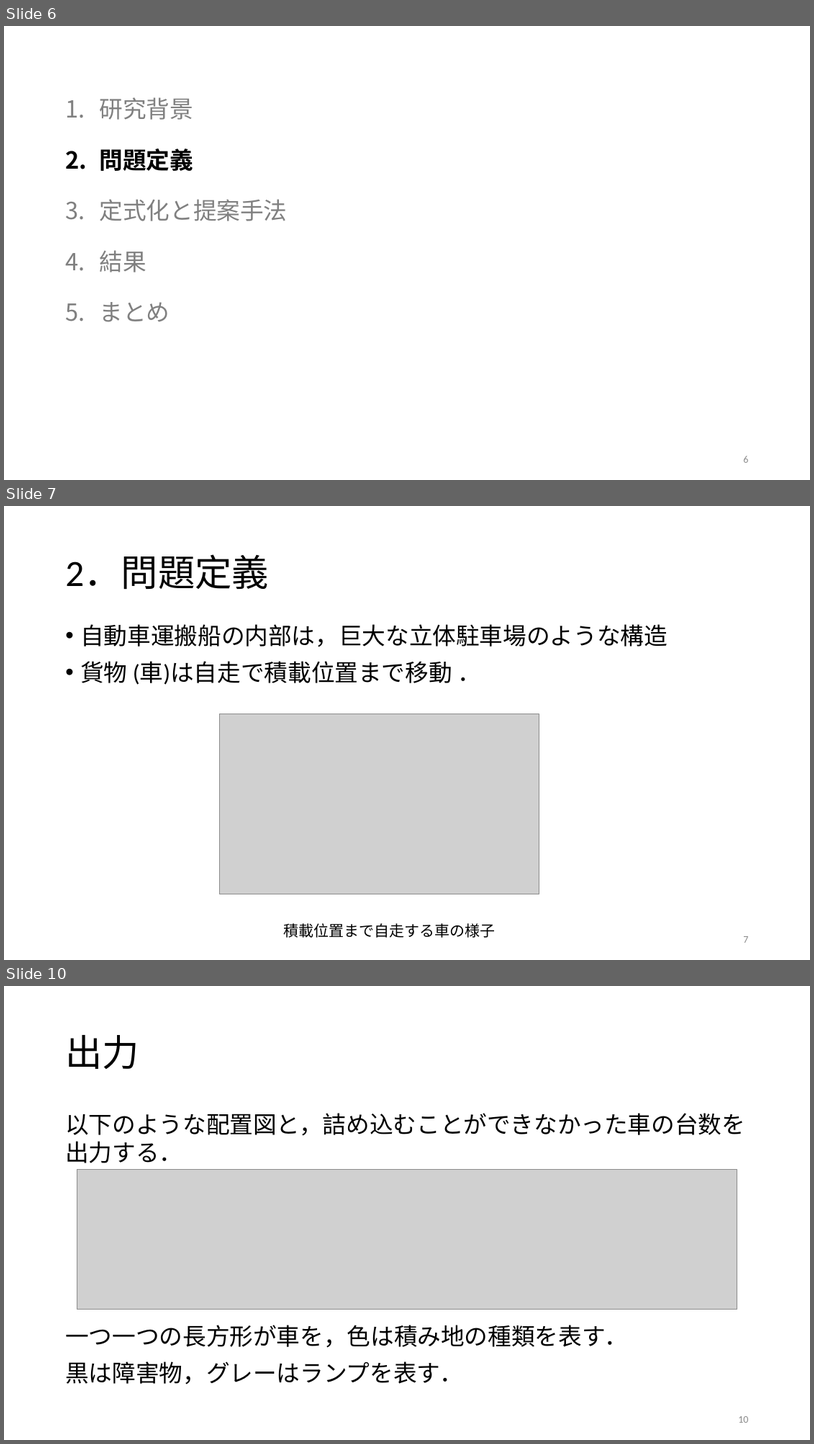
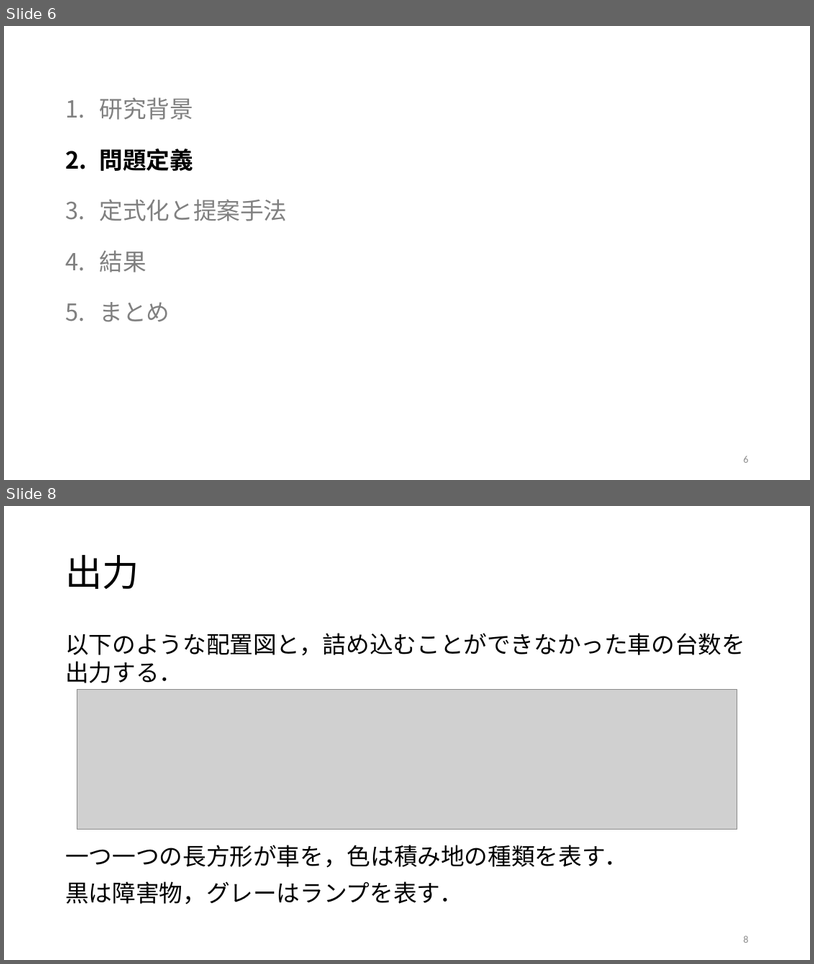
Before and after one commit to r-kurosu/kline, a slide deck: 卒論発表用スライド.pptx. Shown one above the other, each under a label of ours: slides 6, 7 and 10 before the commit, slides 6 and 8 after it; the slides between them are not shown. The pictures are 814x1444 and 814x964 pixels, drawn with LibreOffice and Linux fonts; fonts in the diff are those of the drawing; grey boxes stand for pictures. Boxes give left, top, right and bottom in pixels: in the first picture for what was removed or moved away, otherwise in the second. Text is boxed around its words. In the diff, an @@ line names an element or a change of style, - is before the commit and + after.

```diff
--- a/卒論発表用スライド.pptx
+++ b/卒論発表用スライド.pptx
@@ slide 7 removed at [4, 506, 810, 960], background #FFFFFF @@
@@ title removed at [65, 555, 269, 589] @@
-2．問題定義
@@ text removed at [80, 624, 668, 685] @@
-• 自動車運搬船の内部は，巨大な立体駐車場のような構造
-• 貨物 (車)は自走で積載位置まで移動 ．
@@ picture removed at [220, 714, 540, 894] @@
@@ text removed at [284, 923, 496, 937] @@
-積載位置まで自走する車の様子
@@ page number removed at [743, 936, 748, 942] @@
-7
@@ what was slide 10 is now slide 8 @@
@@ page number at [743, 935, 748, 942]: text changed @@
-10
+8
```
Also in this commit, not shown: 5 slides changed, 1 other slide removed.
